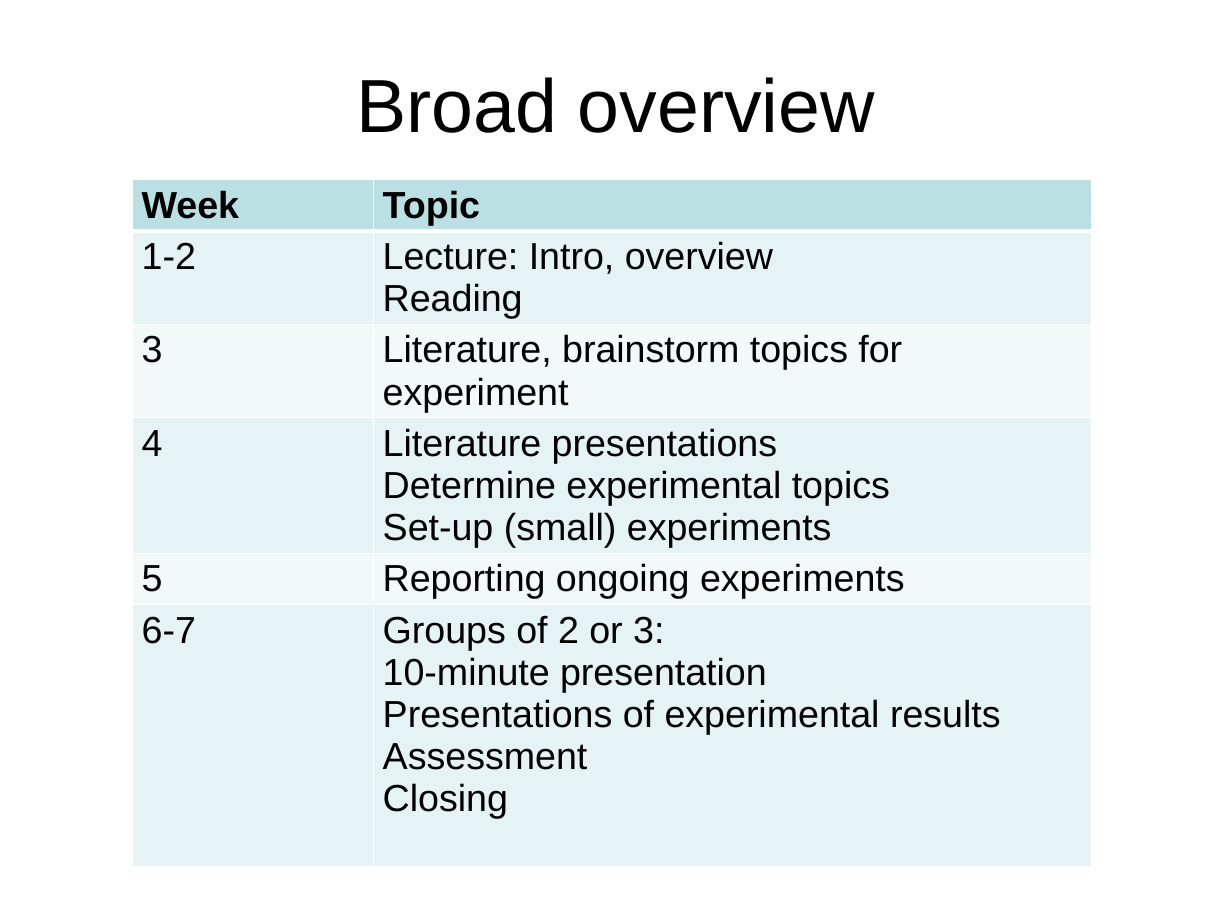
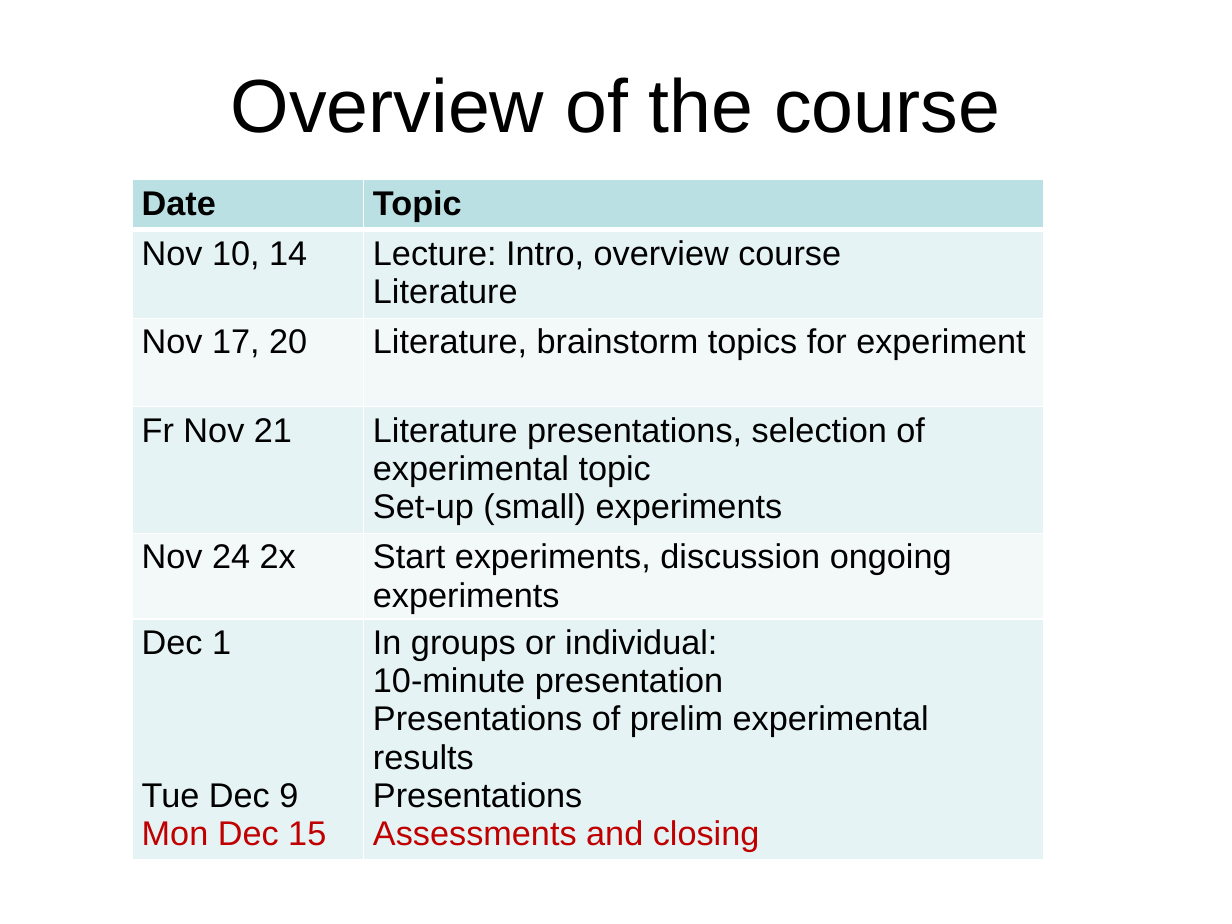
Before and after one commit to ltenbosch2/Graz_github, a slide deck: slide 14 of Course content/ppts/Graz1_course_organisation.pptx. Drawn at 1232x924 pixels with LibreOffice and Linux fonts; fonts in the diff are those of the drawing. Boxes give left, top, right and bottom in pixels: in the first picture for what was removed or moved away, otherwise in the second. Text is boxed around its words. In the diff, an @@ line names an element or a change of style, - is before the commit and + after.

Commit message:
update course time table
update course time table

```diff
--- a/Course content/ppts/Graz1_course_organisation.pptx
+++ b/Course content/ppts/Graz1_course_organisation.pptx
@@ title at [231, 77, 1000, 133]: text changed @@
-Broad overview
+Overview of the course
@@ table at [132, 180, 1044, 890] @@
-row 1, column 1: Week
+row 1, column 1: Date
-row 2, column 1: 1-2
+row 2, column 1: Nov 10, 14
-row 2, column 2: Lecture: Intro, overview Reading
+row 2, column 2: Lecture: Intro, overview course Literature
-row 3, column 1: 3
+row 3, column 1: Nov 17, 20
-row 4, column 1: 4
+row 4, column 1: Fr Nov 21
-row 4, column 2: Literature presentations / Determine experimental topics / Set-up (small) experiments
+row 4, column 2: Literature presentations, selection of experimental topic / Set-up (small) experiments
-row 5, column 1: 5
+row 5, column 1: Nov 24 2x
-row 5, column 2: Reporting ongoing experiments
+row 5, column 2: Start experiments, discussion ongoing experiments
-row 6, column 1: 6-7
+row 6, column 1: Dec 1 / Tue Dec 9 / Mon Dec 15
-row 6, column 2: Groups of 2 or 3: 10-minute presentation / Presentations of experimental results / Assessment / Closing
+row 6, column 2: In groups or individual: 10-minute presentation / Presentations of prelim experimental results / Presentations / Assessments and closing
@@ size 22 to 20 pt in "Topic", "Literature, brainstorm topics for experiment" @@
@@ table: place and size @@
-table at [132, 180, 1092, 913]
+table at [132, 180, 1044, 890]
```
Also in this commit, not shown: 2 other slides changed, 4 other files.
